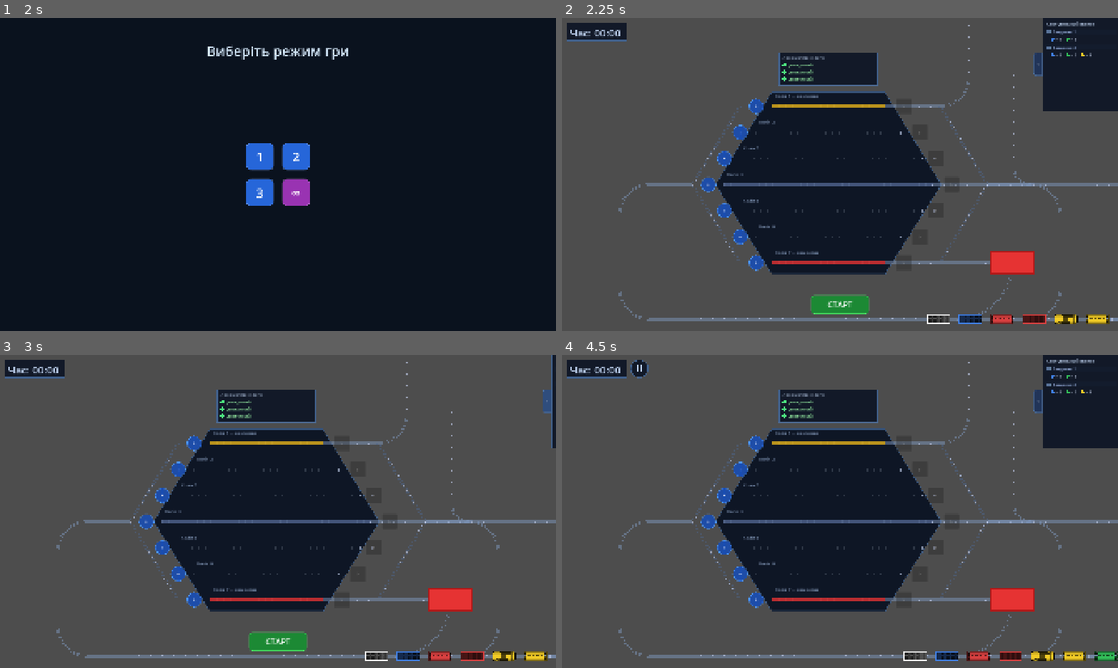
Above: before the commit, frames 1-4 (two rows, left to right).
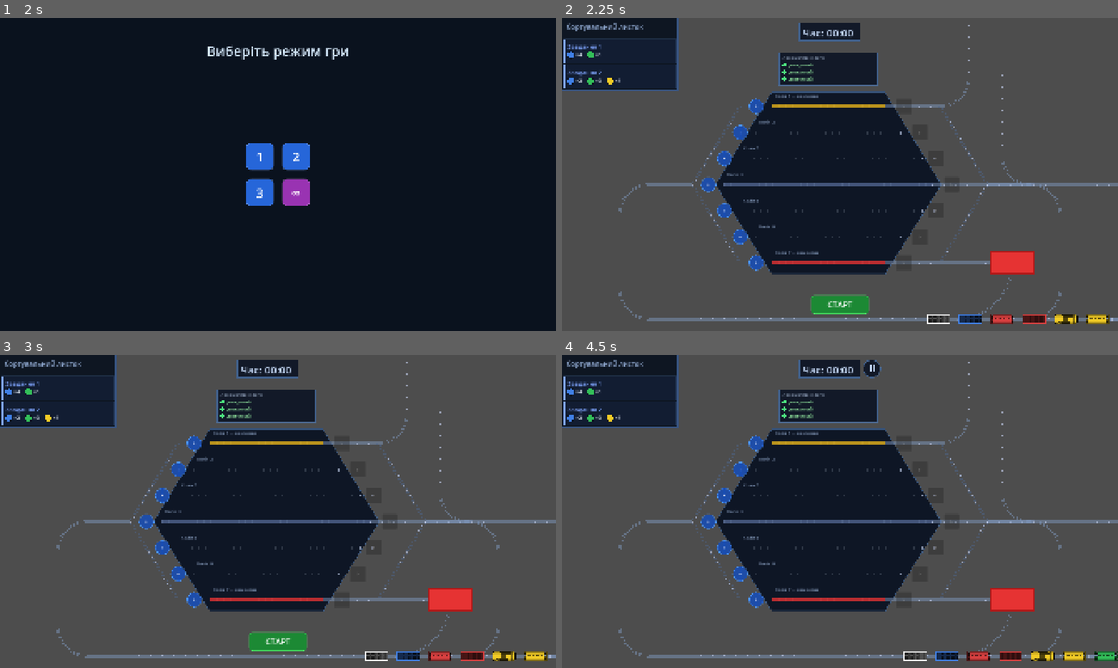
Above: after the commit, the same moments.

Repository: Fenimors99/shunting-game
Game: Godot game, scene res://scenes/LoginScreen.tscn
Same seed, same stepped clock (60 frames per second), same inputs: the game is played once before the commit and once after it.
Inputs (mouse positions are in pixels of both pictures, inside the frame that each line leads up to):
- Up to frame 1 (2 s): click "Увійти через Google" at 0.5 s; tap Enter at 1.25 s
- Up to frame 2 (2.25 s): click "1" at 2 s
- Up to frame 3 (3 s): click (478, 401) at 2.75 s, where only the run before the commit has a clickable "<"
- Up to frame 4 (4.5 s): click (1112, 401) at 3.5 s, where only the run before the commit has a clickable ">"; click "СТАРТ" at 4.25 s

Frame 1 is identical in both runs. In frame 2, 9.4% of the frame differs, in the area x 0-100%, y 0-53%; in frame 3, 5.7%; in frame 4, 9.5%.

Commit message:
feat: infinite mode with levels, scoring and dynamic task panel
- LevelConfig autoload to pass level number between scenes
- Infinite mode (level 0): weighted wagon spawn (Red 7%, White 13%, 4 colors 20% each)
- 5 difficulty slots with fixed wagon counts [3,4,5,6,7]; diverse task generation
  with color overlap limit and mono-color prevention for non-trivial slots
- Scoring system: base points per slot, +10% per pink wagon, streak multiplier x1.5/x2.0
  with score display in top-right corner; streak resets only on intentional queue return
- TaskPanel redesigned: card layout with difficulty color bars, fade in/out animations,
  dynamic height, no toggle button
- Timer and pause button moved to top-center; task panel moved to top-left
- Loading status box repositioned and vertically aligned with main timer

Diff:
--- a/project.godot
+++ b/project.godot
@@ -20,6 +20,10 @@
 run/main_scene="res://scenes/LoginScreen.tscn"
 config/features=PackedStringArray("4.6")
 
+[autoload]
+
+LevelConfig="*res://scripts/LevelConfig.gd"
+
 [display]
 
 window/size/viewport_width=1920
--- a/scripts/GameScreen.gd
+++ b/scripts/GameScreen.gd
@@ -16,8 +16,14 @@
 
 var _pause_btn: Button
 var _pause_overlay: Panel
-
 var _pause_black_bg: ColorRect
+
+# --- Бали (тільки нескінченний режим) ---
+const SLOT_BASE_SCORES := [10, 20, 30, 50, 100]
+var _total_score: int  = 0
+var _streak:      int  = 0   # кількість здач підряд без повернення в чергу
+var _score_label:  Label = null
+var _streak_label: Label = null
 
 const WAGON_ANIM_DELAY        := 0.18
 const WAGON_RETURN_DELAY      := Layout.WAGON_GAP / Layout.SPEED  # ~0.25 — фізична відстань між вагонами
@@ -33,11 +39,6 @@
 	station.track_exit_choice.connect(_on_track_exit_choice)
 	loco_depot.availability_changed.connect(station.set_loco_available)
 	station.set_task_manager(task_manager)
-	var vp := get_viewport_rect().size
-	task_toggle_button.position = Vector2(
-		vp.x - TaskPanel.TOGGLE_W,
-		(vp.y - TaskPanel.TOGGLE_H) / 2.0
-	)
 	task_panel.init(task_manager, task_toggle_button)
 	task_manager.task_completed.connect(func(_i): station.refresh_all_exit_buttons())
 	task_manager.all_tasks_completed.connect(_on_all_tasks_completed)
@@ -46,8 +47,11 @@
 	_create_start_button()
 
 func _on_all_tasks_completed() -> void:
+	# В нескінченному режимі завдань завжди є — сигнал не емітується,
+	# але захист на випадок майбутніх змін
+	if LevelConfig.current_level == 0:
+		return
 	_timer_running = false
-	# Чекаємо поки вагони відʼїдуть, потім fade-to-black → victory
 	var tween := create_tween()
 	tween.tween_interval(VICTORY_WAIT_TIME)
 	tween.tween_callback(_start_victory_transition)
@@ -105,15 +109,23 @@
 
 	btn.pressed.connect(_on_start_pressed.bind(btn))
 	add_child(btn)
-	_create_timer_label() # Додаємо цей рядок
-	_create_pause_ui() # Додаємо сюди
+	_create_timer_label()
+	_create_pause_ui()
+	if LevelConfig.current_level == 0:
+		_create_score_display()
 
 func _create_timer_label() -> void:
-	var W := 210.0
-	var H := 62.0
+	const W := 210.0
+	const H := 62.0
+	const PAUSE_SIZE := 62.0
+	const GAP := 10.0
+	var vp := get_viewport_rect().size
+	# Центруємо таймер + кнопку паузи разом
+	var total_w := W + GAP + PAUSE_SIZE
+	var start_x := (vp.x - total_w) / 2.0
 	var box := Node2D.new()
 	box.z_index = 1
-	box.position = Vector2(16, 16)
+	box.position = Vector2(start_x, 16)
 	box.connect("draw", func():
 		box.draw_rect(Rect2(0, 0, W, H), Color(0.06, 0.09, 0.15, 0.96))
 		box.draw_rect(Rect2(0, 0, W, H), Color(0.30, 0.45, 0.65, 0.8), false, 2.0)
@@ -142,10 +154,15 @@
 	_create_pause_overlay()
 
 func _create_pause_button() -> void:
-	const SIZE_PX := 62.0
+	const SIZE_PX    := 62.0
+	const TIMER_W    := 210.0
+	const GAP        := 10.0
+	const TOTAL_W    := TIMER_W + GAP + SIZE_PX
+	var vp := get_viewport_rect().size
+	var start_x := (vp.x - TOTAL_W) / 2.0
 	_pause_btn = Button.new()
 	_pause_btn.custom_minimum_size = Vector2(SIZE_PX, SIZE_PX)
-	_pause_btn.position = Vector2(16 + 210 + 10, 16)
+	_pause_btn.position = Vector2(start_x + TIMER_W + GAP, 16)
 	_pause_btn.process_mode = Node.PROCESS_MODE_ALWAYS
 	_pause_btn.flat = true
 	_pause_btn.visible = false
@@ -168,6 +185,74 @@
 	_pause_btn.pressed.connect(_on_pause_toggle)
 	add_child(_pause_btn)
 
+func _create_score_display() -> void:
+	const W      := 230.0
+	const H      := 62.0
+	const MARGIN := 16.0
+	var vp := get_viewport_rect().size
+
+	var box := Node2D.new()
+	box.z_index = 1
+	box.position = Vector2(vp.x - W - MARGIN, 16)
+	box.connect("draw", func():
+		box.draw_rect(Rect2(0, 0, W, H), Color(0.06, 0.09, 0.15, 0.96))
+		box.draw_rect(Rect2(0, 0, W, H), Color(0.30, 0.45, 0.65, 0.8), false, 2.0)
+		box.draw_rect(Rect2(2, 2, W - 4, H - 4), Color(0.50, 0.65, 0.85, 0.10), false, 1.0)
+	)
+
+	# Стрік — зліва, маленький
+	_streak_label = Label.new()
+	_streak_label.position = Vector2(10, 8)
+	_streak_label.add_theme_font_size_override("font_size", 15)
+	_streak_label.text = ""
+	box.add_child(_streak_label)
+
+	# Бали — під стріком, більший шрифт
+	_score_label = Label.new()
+	_score_label.position = Vector2(10, 30)
+	_score_label.add_theme_font_size_override("font_size", 22)
+	_score_label.add_theme_color_override("font_color", Color(0.98, 0.88, 0.30, 0.95))
+	_score_label.text = "Бали: 0"
+	box.add_child(_score_label)
+	box.add_child(_streak_label)
+
+	add_child(box)
+
+func _update_score_display() -> void:
+	if _score_label == null:
+		return
+	_score_label.text = "Бали: %d" % _total_score
+	if _streak >= 3:
+		_streak_label.text = "Серія ×2.0  🔥"
+		_streak_label.add_theme_color_override("font_color", Color(1.0, 0.35, 0.15, 0.95))
+	elif _streak == 2:
+		_streak_label.text = "Серія ×1.5"
+		_streak_label.add_theme_color_override("font_color", Color(1.0, 0.65, 0.15, 0.95))
+	else:
+		_streak_label.text = ""
+
+func _score_submit(task_idx: int, wagons: Array) -> void:
+	if LevelConfig.current_level != 0:
+		return
+	# Базові очки слоту
+	var base: int = SLOT_BASE_SCORES[task_idx] if task_idx < SLOT_BASE_SCORES.size() else 10
+	# Бонус за рожеві вагони (+10% за кожен)
+	var pink_count := 0
+	for w in wagons:
+		if w.wagon_type == Wagon.WagonType.NORMAL and int(w.color_id) == 4:
+			pink_count += 1
+	var after_pink: float = base * (1.0 + pink_count * 0.1)
+	# Стрік: спочатку рахуємо здачу, потім застосовуємо множник
+	_streak += 1
+	var streak_mult := 1.0
+	if _streak == 2:
+		streak_mult = 1.5
+	elif _streak >= 3:
+		streak_mult = 2.0
+	var points := int(round(after_pink * streak_mult))
+	_total_score += points
+	_update_score_display()
+
 func _create_pause_overlay() -> void:
 	var vp := get_viewport_rect().size
 
@@ -320,12 +405,18 @@
 		return
 	var wagons: Array = station.pop_all_wagons(track_index)
 	if submit:
-		if task_manager.submit(wagons) == -1:
+		var task_idx := task_manager.submit(wagons)
+		if task_idx == -1:
 			# Склад колії змінився поки меню було відкрите — повертаємо вагони
 			_return_to_queue(wagons, track_index)
 			return
+		_score_submit(task_idx, wagons)
 		_animate_submit(wagons, track_index)
 	else:
+		# Свідоме повернення в чергу — скидаємо стрік
+		if LevelConfig.current_level == 0 and _streak > 0:
+			_streak = 0
+			_update_score_display()
 		_return_to_queue(wagons, track_index)
 
 # Шлях від слоту на колії до центральної збірної рейки (спільна частина для exit/submit/queue).
--- a/scripts/Layout.gd
+++ b/scripts/Layout.gd
@@ -208,7 +208,7 @@
 const LOADING_DEPOT_RECT := Rect2(1415.0, 100.0, 130.0, 55.0)  # зона навантаження, біля виходу колії 1
 
 # Зміщення рейки повернення з навантаження відносно рейки в'їзду
-const LOADING_RETURN_OFFSET := 60.0
+const LOADING_RETURN_OFFSET := 100.0
 
 # Вихідна дуга ремонтного депо: вниз → чверть-коло вправо → горизонталь черги.
 # Геометрія: центр = (depot_center_x + R, track7_y), де R = QUEUE_Y - track7_y.
--- /dev/null
+++ b/scripts/LevelConfig.gd
@@ -0,0 +1,5 @@
+extends Node
+
+# 0 = нескінченний режим
+# 1, 2, 3 = статичні рівні з заздалегідь заданими завданнями
+var current_level: int = 0
--- a/scripts/LevelSelect.gd
+++ b/scripts/LevelSelect.gd
@@ -83,6 +83,5 @@
 	return btn
 
 func _on_level_selected(level_num: int) -> void:
-	print("Обрано рівень: ", level_num)
-	# Тут можна передати номер рівня в GameScreen перед зміною сцени
+	LevelConfig.current_level = level_num
 	get_tree().change_scene_to_file(GAME_SCENE)
--- a/scripts/Queue.gd
+++ b/scripts/Queue.gd
@@ -138,14 +138,35 @@
 
 func _create_random_wagon() -> Wagon:
 	var w: Wagon = WAGON_SCENE.instantiate()
-	var roll := randi() % 5
-	if roll == 0:
-		w.wagon_type = Wagon.WagonType.BROKEN
-	elif roll == 1:
-		w.wagon_type = Wagon.WagonType.CARGO
+	if LevelConfig.current_level == 0:
+		# Нескінченний режим: Red 7%, White 13%, Blue/Green/Yellow/Purple по 20%
+		var roll := randi() % 100
+		if roll < 7:
+			w.wagon_type = Wagon.WagonType.BROKEN
+		elif roll < 20:
+			w.wagon_type = Wagon.WagonType.CARGO
+		elif roll < 40:
+			w.wagon_type = Wagon.WagonType.NORMAL
+			w.color_id = Wagon.WagonColorId.BLUE
+		elif roll < 60:
+			w.wagon_type = Wagon.WagonType.NORMAL
+			w.color_id = Wagon.WagonColorId.GREEN
+		elif roll < 80:
+			w.wagon_type = Wagon.WagonType.NORMAL
+			w.color_id = Wagon.WagonColorId.YELLOW
+		else:
+			w.wagon_type = Wagon.WagonType.NORMAL
+			w.color_id = Wagon.WagonColorId.PURPLE
 	else:
-		w.wagon_type = Wagon.WagonType.NORMAL
-		w.color_id = randi() % Wagon.WagonColorId.size() as Wagon.WagonColorId
+		# Статичні рівні: оригінальна логіка спавну
+		var roll := randi() % 5
+		if roll == 0:
+			w.wagon_type = Wagon.WagonType.BROKEN
+		elif roll == 1:
+			w.wagon_type = Wagon.WagonType.CARGO
+		else:
+			w.wagon_type = Wagon.WagonType.NORMAL
+			w.color_id = randi() % Wagon.WagonColorId.size() as Wagon.WagonColorId
 	w.rotation = PI
 	return w
 
--- a/scripts/Station.gd
+++ b/scripts/Station.gd
@@ -59,14 +59,17 @@
 	_repair_status_box   = r[0]
 	_repair_status_label = r[1]
 
-	var l := _make_status_box(Vector2(
-		Layout.LOADING_DEPOT_RECT.position.x + 5,
-		Layout.LOADING_DEPOT_RECT.position.y - 54))
+	# Статус-бокс завантаження: лівіше рейки виїзду, центр = центру головного таймера (y=47)
+	const LOADING_BOX_W := 160.0
+	# Вертикальна частина дуги виїзду стоїть на exit_rail_x + QUEUE_ARC_R
+	var rail_vertical_x := Layout.get_exit_rail_x(Layout.CARGO_TRACK) + Layout.QUEUE_ARC_R
+	var loading_x := rail_vertical_x - LOADING_BOX_W - 18.0
+	var l := _make_status_box(Vector2(loading_x, 25.0), LOADING_BOX_W)
 	_loading_status_box   = l[0]
 	_loading_status_label = l[1]
 
-func _make_status_box(pos: Vector2) -> Array:
-	const W := 130.0
+func _make_status_box(pos: Vector2, width: float = 130.0) -> Array:
+	var W := width
 	const H := 44.0
 	var box := Node2D.new()
 	box.position = pos
@@ -79,6 +82,7 @@
 	)
 	var lbl := Label.new()
 	lbl.position = Vector2(10, 10)
+	lbl.size = Vector2(W - 20, H - 10)  # правий відступ щоб текст не впирався в край
 	lbl.add_theme_font_size_override("font_size", 18)
 	lbl.add_theme_color_override("font_color", Color(0.80, 0.88, 1.00, 0.95))
 	box.add_child(lbl)
@@ -196,12 +200,13 @@
 	_refresh_exit_button(Layout.CARGO_TRACK)
 
 func _create_loading_release_btn() -> void:
+	const BTN_W := 160.0
 	var btn := Button.new()
 	btn.text = "Вивід"
-	btn.custom_minimum_size = Vector2(130, 44)
+	btn.custom_minimum_size = Vector2(BTN_W, 44)
 	btn.position = Vector2(
-		Layout.LOADING_DEPOT_RECT.position.x + 5,
-		Layout.LOADING_DEPOT_RECT.position.y - 54
+		Layout.get_exit_rail_x(Layout.CARGO_TRACK) + Layout.QUEUE_ARC_R - BTN_W - 18.0,
+		25.0
 	)
 	var s := StyleBoxFlat.new()
 	s.bg_color = Color(0.1, 0.45, 0.15)
--- a/scripts/TaskManager.gd
+++ b/scripts/TaskManager.gd
@@ -3,42 +3,163 @@
 
 signal task_completed(index: int)
 signal all_tasks_completed()
+signal task_added(index: int)   # тільки для нескінченного режиму
 
-# Кожне завдання — словник { WagonColorId: кількість }
-const TASKS: Array = [
-	{ Wagon.WagonColorId.BLUE: 4, Wagon.WagonColorId.GREEN: 1 },
-	{ Wagon.WagonColorId.BLUE: 2, Wagon.WagonColorId.GREEN: 3, Wagon.WagonColorId.YELLOW: 1 },
+# --- Статичні завдання для рівнів 1–3 ---
+const STATIC_TASKS: Array = [
+	# Рівень 1
+	[
+		{ Wagon.WagonColorId.BLUE: 4, Wagon.WagonColorId.GREEN: 1 },
+		{ Wagon.WagonColorId.BLUE: 2, Wagon.WagonColorId.GREEN: 3, Wagon.WagonColorId.YELLOW: 1 },
+	],
+	# Рівень 2
+	[
+		{ Wagon.WagonColorId.GREEN: 3, Wagon.WagonColorId.YELLOW: 2 },
+		{ Wagon.WagonColorId.BLUE: 3, Wagon.WagonColorId.PURPLE: 2 },
+		{ Wagon.WagonColorId.YELLOW: 1, Wagon.WagonColorId.GREEN: 1, Wagon.WagonColorId.BLUE: 2 },
+	],
+	# Рівень 3
+	[
+		{ Wagon.WagonColorId.PURPLE: 3, Wagon.WagonColorId.BLUE: 2 },
+		{ Wagon.WagonColorId.GREEN: 4, Wagon.WagonColorId.YELLOW: 3 },
+		{ Wagon.WagonColorId.BLUE: 3, Wagon.WagonColorId.GREEN: 2, Wagon.WagonColorId.PURPLE: 1 },
+		{ Wagon.WagonColorId.YELLOW: 4, Wagon.WagonColorId.BLUE: 1 },
+	],
 ]
 
+# Кількість вагонів для кожного слоту складності (індекс = слот)
+# Найпростіше → Неможливо
+const SLOT_WAGONS := [3, 4, 5, 6, 7]
+const INFINITE_TASK_SLOTS := 5
+
+# Затримка між зникненням виконаного та появою нового завдання (секунди)
+const REPLACE_DELAY := 0.5
+
+# Для статичних рівнів
+var _tasks: Array = []
 var _completed: Array[bool] = []
 
+# Для нескінченного режиму
+var _active_tasks: Array[Dictionary] = []
+
 func _ready() -> void:
-	_completed.resize(TASKS.size())
-	_completed.fill(false)
+	if LevelConfig.current_level == 0:
+		_active_tasks.resize(INFINITE_TASK_SLOTS)
+		# Заповнюємо порожніми словниками щоб перевірка різноманітності працювала
+		for i in INFINITE_TASK_SLOTS:
+			_active_tasks[i] = {}
+		for i in INFINITE_TASK_SLOTS:
+			_active_tasks[i] = _generate_task(i)
+	else:
+		var idx := clampi(LevelConfig.current_level - 1, 0, STATIC_TASKS.size() - 1)
+		_tasks = STATIC_TASKS[idx]
+		_completed.resize(_tasks.size())
+		_completed.fill(false)
+
+# --- Публічний API ---
+
+# Повертає масив завдань (Dictionary) — для TaskPanel
+func get_tasks() -> Array:
+	if LevelConfig.current_level == 0:
+		return _active_tasks
+	return _tasks
+
+func get_task_count() -> int:
+	return get_tasks().size()
 
 func can_submit(wagons: Array) -> bool:
 	return _find_matching_task(wagons) != -1
 
-# Позначає відповідне завдання виконаним. Повертає індекс або -1.
+# Позначає завдання виконаним. Повертає індекс або -1.
 func submit(wagons: Array) -> int:
 	var i := _find_matching_task(wagons)
 	if i == -1:
 		return -1
-	_completed[i] = true
+
 	task_completed.emit(i)
-	if _completed.all(func(v): return v):
-		all_tasks_completed.emit()
+
+	if LevelConfig.current_level == 0:
+		# Замінюємо завдання того ж слоту (зберігаємо складність)
+		var captured := i
+		get_tree().create_timer(REPLACE_DELAY).timeout.connect(func():
+			_active_tasks[captured] = _generate_task(captured)
+			task_added.emit(captured)
+		)
+	else:
+		_completed[i] = true
+		if _completed.all(func(v): return v):
+			all_tasks_completed.emit()
+
 	return i
+
+func is_completed(index: int) -> bool:
+	if LevelConfig.current_level == 0:
+		return false
+	return _completed[index]
+
+# --- Генерація завдань для нескінченного режиму ---
+
+# Скільки інших завдань можуть вимагати той самий колір одночасно
+const MAX_COLOR_OVERLAP := 2
+
+# Будує один словник завдання для слоту (без перевірки різноманітності)
+func _make_task_dict(slot: int) -> Dictionary:
+	var total: int = SLOT_WAGONS[slot]
+	var max_colors := mini(5, total)
+	var min_colors := 2 if slot > 0 else 1
+	var num_colors := randi_range(min_colors, max_colors)
+	var available: Array = [
+		Wagon.WagonColorId.BLUE,
+		Wagon.WagonColorId.GREEN,
+		Wagon.WagonColorId.YELLOW,
+		Wagon.WagonColorId.PURPLE,
+		4,  # Pink
+	]
+	available.shuffle()
+	var counts: Array = []
+	counts.resize(num_colors)
+	counts.fill(1)
+	var remaining := total - num_colors
+	for _j in remaining:
+		counts[randi() % num_colors] += 1
+	var task := {}
+	for k in num_colors:
+		task[available[k]] = counts[k]
+	return task
+
+# Перевіряє: жоден колір нового завдання не зустрічається в MAX_COLOR_OVERLAP+ інших слотах
+func _is_diverse(task: Dictionary, skip_slot: int) -> bool:
+	for color_id in task:
+		var seen := 0
+		for i in _active_tasks.size():
+			if i == skip_slot:
+				continue
+			if _active_tasks[i].has(color_id):
+				seen += 1
+		if seen >= MAX_COLOR_OVERLAP:
+			return false
+	return true
+
+# Генерує завдання для слоту: до 12 спроб знайти різноманітний варіант
+func _generate_task(slot: int) -> Dictionary:
+	for _attempt in 12:
+		var task := _make_task_dict(slot)
+		if _is_diverse(task, slot):
+			return task
+	# Fallback — повертаємо хоч щось після вичерпання спроб
+	return _make_task_dict(slot)
+
+# --- Пошук відповідного завдання ---
 
 func _find_matching_task(wagons: Array) -> int:
 	var actual := _count_colors(wagons)
-	for i in TASKS.size():
-		if not _completed[i] and actual == TASKS[i]:
+	var tasks := get_tasks()
+	for i in tasks.size():
+		if LevelConfig.current_level != 0 and _completed[i]:
+			continue
+		if actual == tasks[i]:
 			return i
 	return -1
-
-func is_completed(index: int) -> bool:
-	return _completed[index]
 
 func _count_colors(wagons: Array) -> Dictionary:
 	var counts := {}
--- a/scripts/TaskPanel.gd
+++ b/scripts/TaskPanel.gd
@@ -1,129 +1,165 @@
 extends Node2D
 class_name TaskPanel
 
-const PANEL_W  := 260.0
-const PANEL_H  := 320.0
-const TOGGLE_W := 32.0
+const PANEL_W := 400.0
+const TOGGLE_W := 32.0   # залишено для сумісності з GameScreen
 const TOGGLE_H := 80.0
 
+# Мітки і кольори складності для нескінченного режиму
+const SLOT_LABELS := ["Найпростіше", "Легко", "Середнє", "Складно", "Неможливо"]
+const SLOT_COLORS := [
+	Color(0.25, 0.88, 0.42),
+	Color(0.20, 0.78, 0.90),
+	Color(0.98, 0.84, 0.18),
+	Color(0.97, 0.52, 0.10),
+	Color(0.92, 0.24, 0.24),
+]
+
+const FADE_OUT_DURATION := 0.35
+const FADE_IN_DURATION  := 0.35
+
+# Геометрія панелі
+const HEADER_H  := 64.0   # висота шапки
+const CARD_PAD  := 14.0   # відступ зверху і знизу всередині картки
+const FONT_HDR  := 24     # шрифт заголовку панелі
+const FONT_LBL  := 21     # шрифт мітки складності
+const FONT_CNT  := 18     # шрифт кількості вагонів
+const DOT_R     := 11.0   # радіус кружка вагона
+const DOT_STEP  := 68.0   # крок між кружками
+const CARD_GAP  := 8.0    # зазор між картками
+const BAR_W     := 5.0    # ширина кольорової смуги зліва
+
 var _task_manager: TaskManager
-var _toggle_btn:   Button
-var _open     := true
-var _tweening := false
-
-var _pos_open:   float
-var _pos_closed: float
+var _task_alphas: Array[float] = []
 
 func _ready() -> void:
-	z_index = 1  # поверх вагонів (z=0)
-	var vp := get_viewport_rect().size
-	_pos_open   = vp.x - PANEL_W
-	_pos_closed = vp.x
-	position.x  = _pos_open
-	position.y  = 0.0  # правий верхній кут
+	z_index = 1
+	position.x = 0.0
+	position.y = 0.0
 
-# Викликається з GameScreen після того як вузли готові.
-# tm    — менеджер завдань
-# btn   — кнопка-тоггл, оголошена в сцені як сиблінг (не дочірній вузол панелі)
 func init(tm: TaskManager, btn: Button) -> void:
 	_task_manager = tm
-	_toggle_btn          = btn
-	_toggle_btn.z_index  = 2  # поверх панелі (z=1)
-	_task_manager.task_completed.connect(func(_i): queue_redraw())
-	_apply_toggle_style()
-	_toggle_btn.position = Vector2(_pos_open - TOGGLE_W, (PANEL_H - TOGGLE_H) / 2.0)
-	_toggle_btn.pressed.connect(_toggle)
+	btn.visible = false   # прибираємо кнопку-стрілку
+
+	_task_alphas.resize(_task_manager.get_task_count())
+	_task_alphas.fill(1.0)
+
+	if LevelConfig.current_level == 0:
+		_task_manager.task_completed.connect(_on_task_completed_infinite)
+		_task_manager.task_added.connect(_on_task_added_infinite)
+	else:
+		_task_manager.task_completed.connect(func(_i): queue_redraw())
+
 	queue_redraw()
+
+# --- Fade-анімації (нескінченний режим) ---
+
+func _on_task_completed_infinite(index: int) -> void:
+	var tween := create_tween()
+	tween.tween_method(func(v: float):
+		_task_alphas[index] = v
+		queue_redraw()
+	, 1.0, 0.0, FADE_OUT_DURATION)
+
+func _on_task_added_infinite(index: int) -> void:
+	var tween := create_tween()
+	tween.tween_method(func(v: float):
+		_task_alphas[index] = v
+		queue_redraw()
+	, 0.0, 1.0, FADE_IN_DURATION)
+
+# --- Малювання ---
+
+func _card_h() -> float:
+	return CARD_PAD + float(FONT_LBL) + 10.0 + DOT_R * 2.0 + CARD_PAD
 
 func _draw() -> void:
 	if _task_manager == null:
 		return
 
-	var font := ThemeDB.fallback_font
+	var font  := ThemeDB.fallback_font
+	var tasks := _task_manager.get_tasks()
+	var n     := tasks.size()
+	var ch    := _card_h()
+
+	# Висота панелі — динамічна
+	var panel_h := HEADER_H + float(n) * ch + float(n + 1) * CARD_GAP
 
 	# Фон панелі
-	draw_rect(Rect2(0, 0, PANEL_W, PANEL_H), Color(0.06, 0.09, 0.15, 0.96))
-	draw_rect(Rect2(0, 0, PANEL_W, PANEL_H), Color(0.30, 0.45, 0.65, 0.8), false, 2.0)
-	draw_rect(Rect2(2, 2, PANEL_W - 4, PANEL_H - 4), Color(0.50, 0.65, 0.85, 0.10), false, 1.0)
+	draw_rect(Rect2(0, 0, PANEL_W, panel_h), Color(0.05, 0.08, 0.13, 0.97))
+	draw_rect(Rect2(0, 0, PANEL_W, panel_h), Color(0.25, 0.38, 0.58, 0.85), false, 2.0)
 
 	# Заголовок
-	draw_string(font, Vector2(14, 26),
+	draw_string(font, Vector2(16, HEADER_H * 0.62),
 		"Сортувальний листок",
-		HORIZONTAL_ALIGNMENT_LEFT, -1, 15,
-		Color(0.80, 0.88, 1.00, 0.95))
-	draw_line(Vector2(10, 34), Vector2(PANEL_W - 10, 34), Color(0.30, 0.45, 0.65, 0.5), 1.0)
+		HORIZONTAL_ALIGNMENT_LEFT, -1, FONT_HDR,
+		Color(0.70, 0.82, 1.00, 0.80))
+	draw_line(Vector2(0, HEADER_H - 1), Vector2(PANEL_W, HEADER_H - 1),
+		Color(0.25, 0.38, 0.58, 0.55), 1.0)
 
-	# Завдання
-	var y := 52.0
-	for i in TaskManager.TASKS.size():
-		var done: bool = _task_manager.is_completed(i)
+	# Картки завдань
+	var y := HEADER_H + CARD_GAP
+	for i in n:
+		var done  : bool  = _task_manager.is_completed(i)
+		var alpha : float = _task_alphas[i] if i < _task_alphas.size() else 1.0
+		var req   : Dictionary = tasks[i]
 
-		var row_color := Color(0.12, 0.22, 0.12, 0.6) if done else Color(0.08, 0.12, 0.20, 0.5)
-		draw_rect(Rect2(8, y - 14, PANEL_W - 16, 18), row_color)
+		# Колір складності
+		var diff_col: Color
+		if LevelConfig.current_level == 0:
+			diff_col = SLOT_COLORS[i] if i < SLOT_COLORS.size() else Color.WHITE
+		else:
+			diff_col = Color(0.50, 0.65, 1.00)
+		if done:
+			diff_col = diff_col.darkened(0.5)
+		diff_col.a = alpha
 
-		var box_col := Color(0.20, 0.75, 0.35) if done else Color(0.35, 0.45, 0.60)
-		draw_rect(Rect2(14, y - 11, 13, 13), box_col)
-		draw_rect(Rect2(14, y - 11, 13, 13), Color(0.60, 0.75, 0.90, 0.6), false, 1.0)
-		if done:
-			draw_string(font, Vector2(15, y), "v",
-				HORIZONTAL_ALIGNMENT_LEFT, -1, 12, Color(0.05, 0.05, 0.05))
+		# Фон картки
+		var bg_col := Color(0.08, 0.16, 0.10, 0.65 * alpha) if done \
+				else Color(0.08, 0.13, 0.24, 0.60 * alpha)
+		draw_rect(Rect2(6, y, PANEL_W - 12, ch), bg_col)
+		# Тонка рамка картки
+		draw_rect(Rect2(6, y, PANEL_W - 12, ch),
+			Color(0.30, 0.45, 0.65, 0.25 * alpha), false, 1.0)
 
-		var num_col := Color(0.55, 0.75, 0.55) if done else Color(0.70, 0.80, 1.00)
-		draw_string(font, Vector2(34, y),
-			"Завдання %d" % (i + 1),
-			HORIZONTAL_ALIGNMENT_LEFT, -1, 14, num_col)
+		# Ліва кольорова смуга
+		draw_rect(Rect2(6, y, BAR_W, ch), diff_col)
 
-		y += 26.0
+		# Мітка складності
+		var label: String
+		if LevelConfig.current_level == 0:
+			label = SLOT_LABELS[i] if i < SLOT_LABELS.size() else "Завдання %d" % (i + 1)
+		else:
+			label = "Завдання %d" % (i + 1)
+		var lbl_x := BAR_W + 14.0
+		draw_string(font, Vector2(lbl_x, y + CARD_PAD + FONT_LBL),
+			label, HORIZONTAL_ALIGNMENT_LEFT, -1, FONT_LBL, diff_col)
 
-		var req: Dictionary = TaskManager.TASKS[i]
-		var rx := 28.0
+		# Галочка (статичні рівні)
+		if done and LevelConfig.current_level != 0:
+			draw_string(font, Vector2(PANEL_W - 32, y + CARD_PAD + FONT_LBL),
+				"✓", HORIZONTAL_ALIGNMENT_LEFT, -1, FONT_LBL,
+				Color(0.30, 0.92, 0.48, alpha))
+
+		# Кружки вагонів
+		var dots_y := y + CARD_PAD + float(FONT_LBL) + 10.0 + DOT_R
+		var rx := lbl_x
 		for color_id in req:
 			var count: int = req[color_id]
 			var dot_col: Color = Wagon.NORMAL_COLORS[color_id]
 			if done:
-				dot_col = dot_col.darkened(0.4)
-			draw_circle(Vector2(rx + 6, y - 5), 6, dot_col)
-			draw_string(font, Vector2(rx + 16, y),
-				"× %d" % count,
-				HORIZONTAL_ALIGNMENT_LEFT, -1, 13,
-				Color(0.85, 0.90, 1.00, 0.85) if not done else Color(0.50, 0.60, 0.50))
-			rx += 52.0
+				dot_col = dot_col.darkened(0.45)
+			dot_col.a = alpha
 
-		y += 22.0
+			# Обводка для контрасту
+			draw_circle(Vector2(rx + DOT_R, dots_y), DOT_R + 2.0,
+				Color(0.0, 0.0, 0.0, 0.40 * alpha))
+			draw_circle(Vector2(rx + DOT_R, dots_y), DOT_R, dot_col)
 
-		if i < TaskManager.TASKS.size() - 1:
-			draw_line(Vector2(10, y), Vector2(PANEL_W - 10, y),
-				Color(0.25, 0.35, 0.50, 0.4), 1.0)
-			y += 8.0
+			var cnt_col := Color(0.92, 0.96, 1.00, alpha) if not done \
+					else Color(0.45, 0.55, 0.45, alpha)
+			draw_string(font, Vector2(rx + DOT_R * 2.0 + 6.0, dots_y + 6.0),
+				"×%d" % count, HORIZONTAL_ALIGNMENT_LEFT, -1, FONT_CNT, cnt_col)
+			rx += DOT_STEP
 
-func _apply_toggle_style() -> void:
-	_toggle_btn.custom_minimum_size = Vector2(TOGGLE_W, TOGGLE_H)
-	_toggle_btn.text = "<"
-
-	var s := StyleBoxFlat.new()
-	s.bg_color    = Color(0.12, 0.20, 0.35, 0.95)
-	s.border_color = Color(0.30, 0.45, 0.65, 0.8)
-	s.set_border_width_all(2)
-	s.corner_radius_top_left    = 8
-	s.corner_radius_bottom_left = 8
-	_toggle_btn.add_theme_stylebox_override("normal", s)
-
-	var sh := s.duplicate()
-	sh.bg_color = Color(0.18, 0.30, 0.50, 0.95)
-	_toggle_btn.add_theme_stylebox_override("hover", sh)
-	_toggle_btn.add_theme_color_override("font_color", Color.WHITE)
-	_toggle_btn.add_theme_font_size_override("font_size", 14)
-
-func _toggle() -> void:
-	if _tweening:
-		return
-	_tweening = true
-	_open = not _open
-	_toggle_btn.text = ">" if not _open else "<"
-
-	var target_x := _pos_open if _open else _pos_closed
-	var tween := create_tween()
-	tween.set_trans(Tween.TRANS_CUBIC).set_ease(Tween.EASE_OUT)
-	tween.tween_property(self, "position:x", target_x, 0.3)
-	tween.parallel().tween_property(_toggle_btn, "position:x", target_x - TOGGLE_W, 0.3)
-	tween.tween_callback(func(): _tweening = false)
+		y += ch + CARD_GAP
Not shown, added: scripts/LevelConfig.gd.uid
